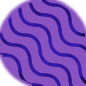
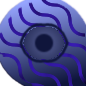
Two versions of the same layered image (w=86, h=86). Layer-by-layer changes:
added layer "Layer #2" above "Layer #1" over <box>18,22,70,64</box>
painted on "Floated Layer" over <box>0,0,86,86</box>
